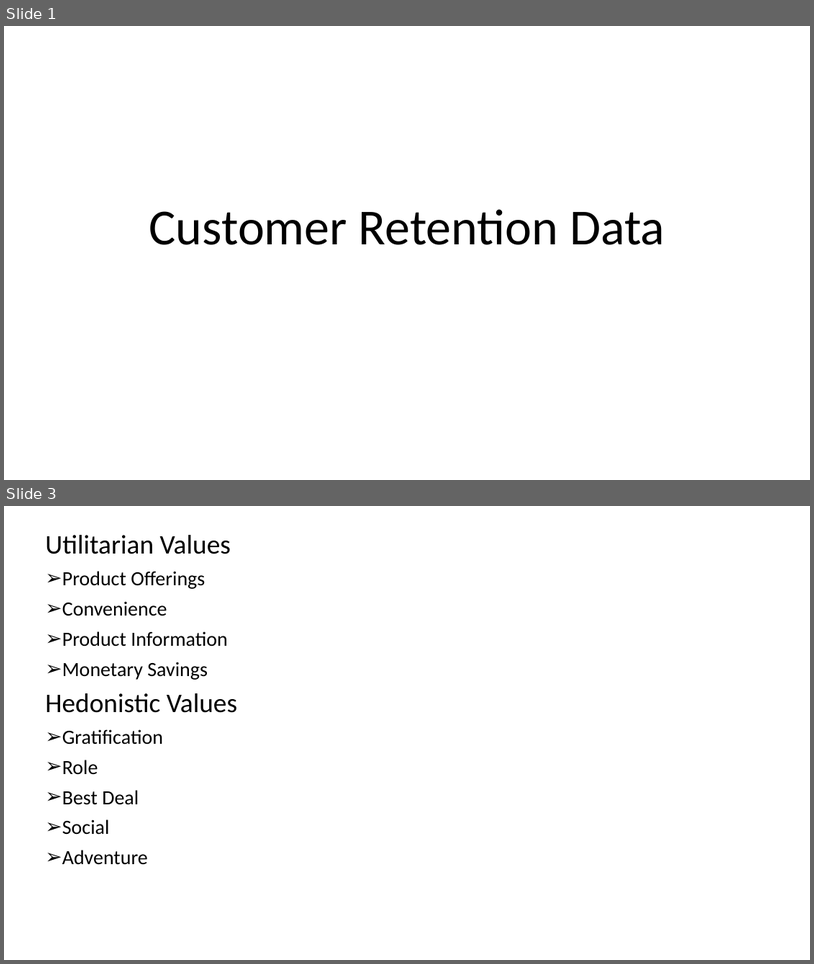
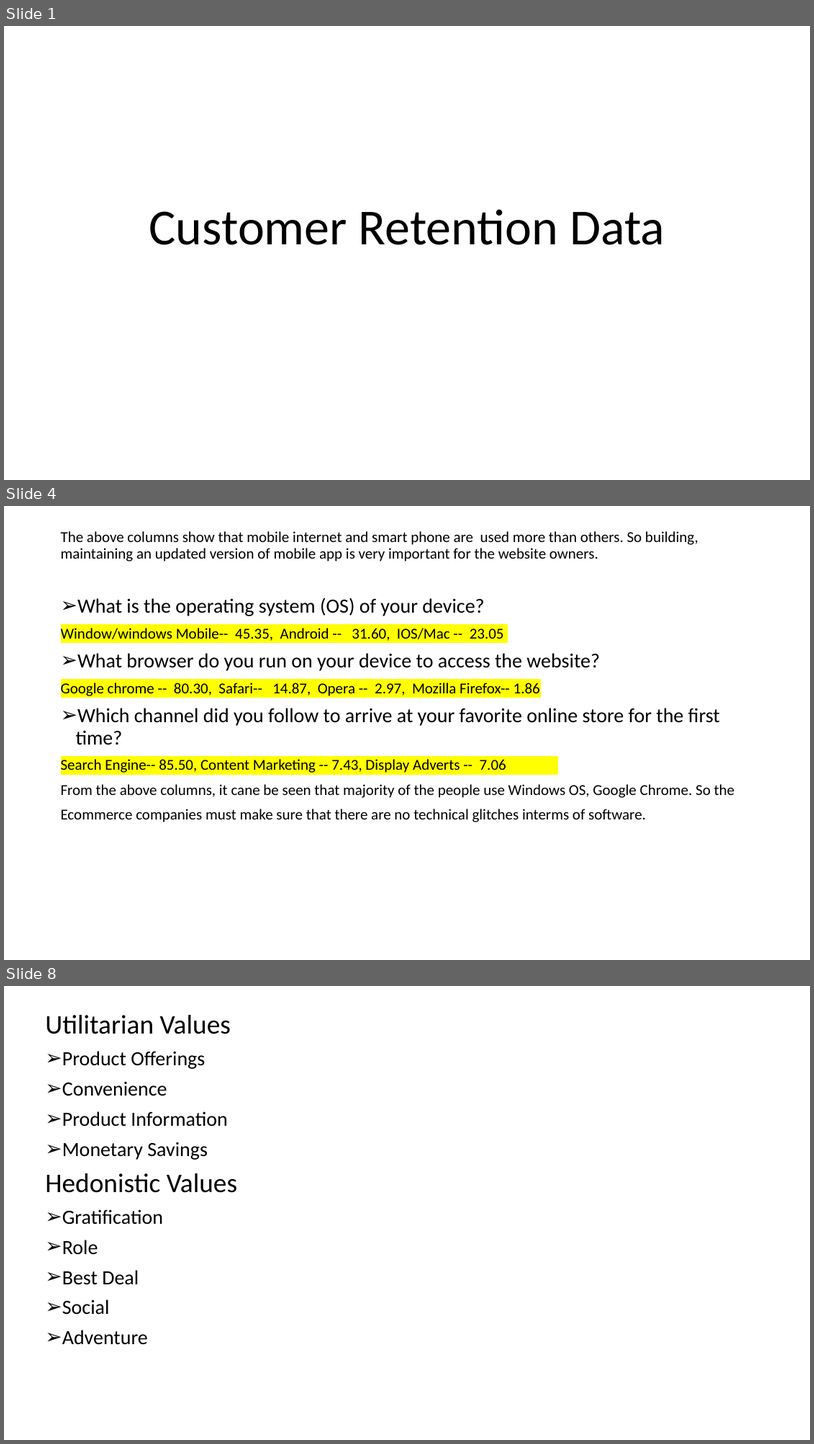
Before and after one commit to swathidamera/Internship, a slide deck: customer retention.ppt.pptx. Shown one above the other, each under a label of ours: slides 1 and 3 before the commit, slides 1, 4 and 8 after it; the slides between them are not shown. The pictures are 814x964 and 814x1444 pixels, drawn with LibreOffice and Linux fonts; fonts in the diff are those of the drawing. Boxes give left, top, right and bottom in pixels: in the first picture for what was removed or moved away, otherwise in the second. Text is boxed around its words. In the diff, an @@ line names an element or a change of style, - is before the commit and + after.

```diff
--- a/customer retention.ppt.pptx
+++ b/customer retention.ppt.pptx
@@ slide 4 added at bbox=[4, 506, 810, 960], background #FFFFFF @@
@@ text added at bbox=[61, 531, 735, 822], 18 pt, text #000000 @@
+The above columns show that mobile internet and smart phone are used more than others. So building, maintaining an updated version of mobile app is very important for the website owners.
+➢ What is the operating system (OS) of your device?
+Window/windows Mobile-- 45.35, Android -- 31.60, IOS/Mac -- 23.05
+➢ What browser do you run on your device to access the website?
+Google chrome -- 80.30, Safari-- 14.87, Opera -- 2.97, Mozilla Firefox-- 1.86
+➢ Which channel did you follow to arrive at your favorite online store for the first time?
+Search Engine-- 85.50, Content Marketing -- 7.43, Display Adverts -- 7.06
+From the above columns, it cane be seen that majority of the people use Windows OS, Google Chrome. So the
+Ecommerce companies must make sure that there are no technical glitches interms of software.
@@ what was slide 3 is now slide 8 @@
```
Also in this commit, not shown: 5 slides changed, 6 other slides added.
